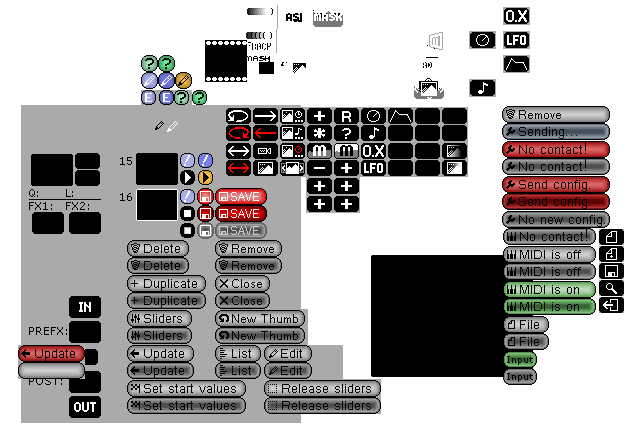
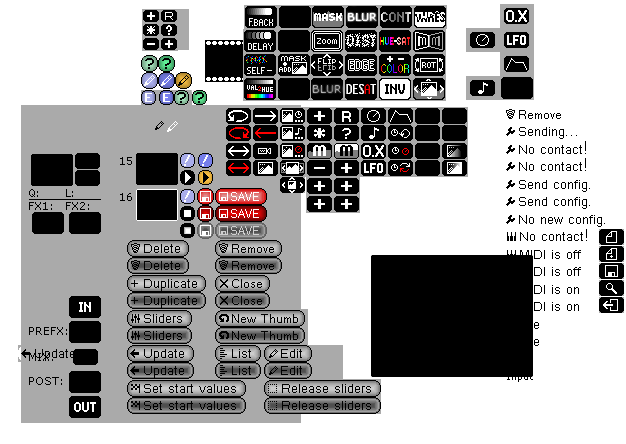
Revision of a layered 626x444 image; what changed, layer by layer:
hid "Buttons" over box(18, 106, 610, 385)
painted on "New Layer#4" over box(245, 55, 410, 193)
showed "EffectIcons" over box(142, 4, 534, 101)
